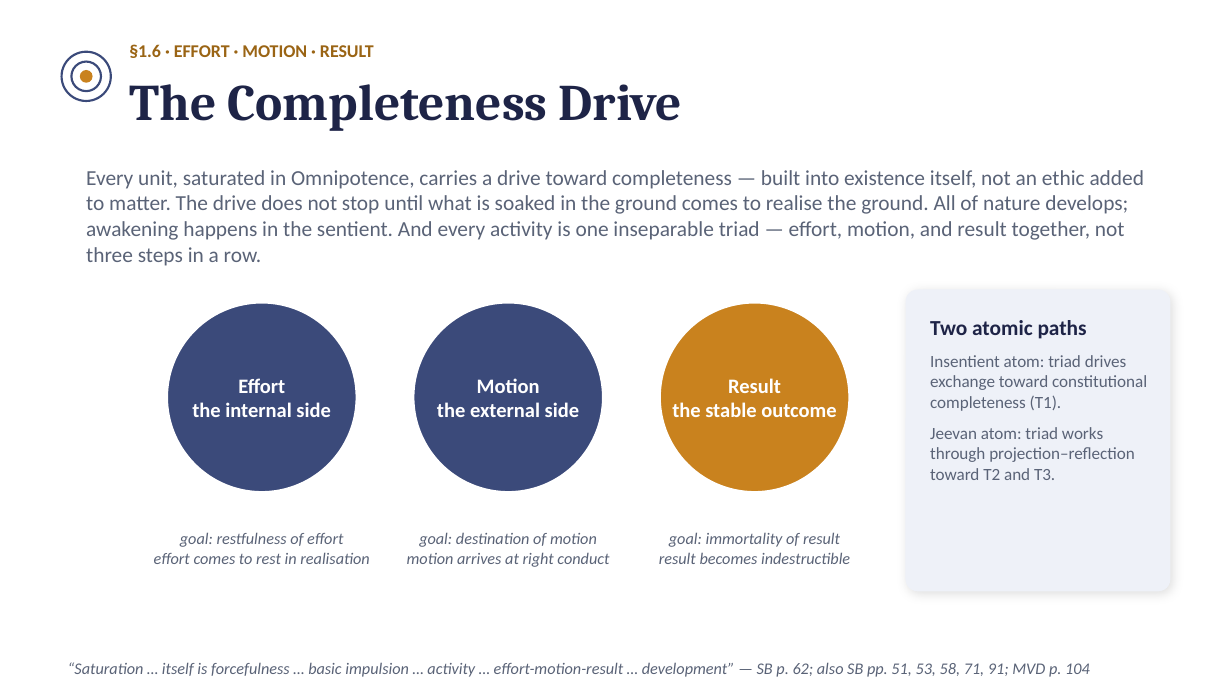
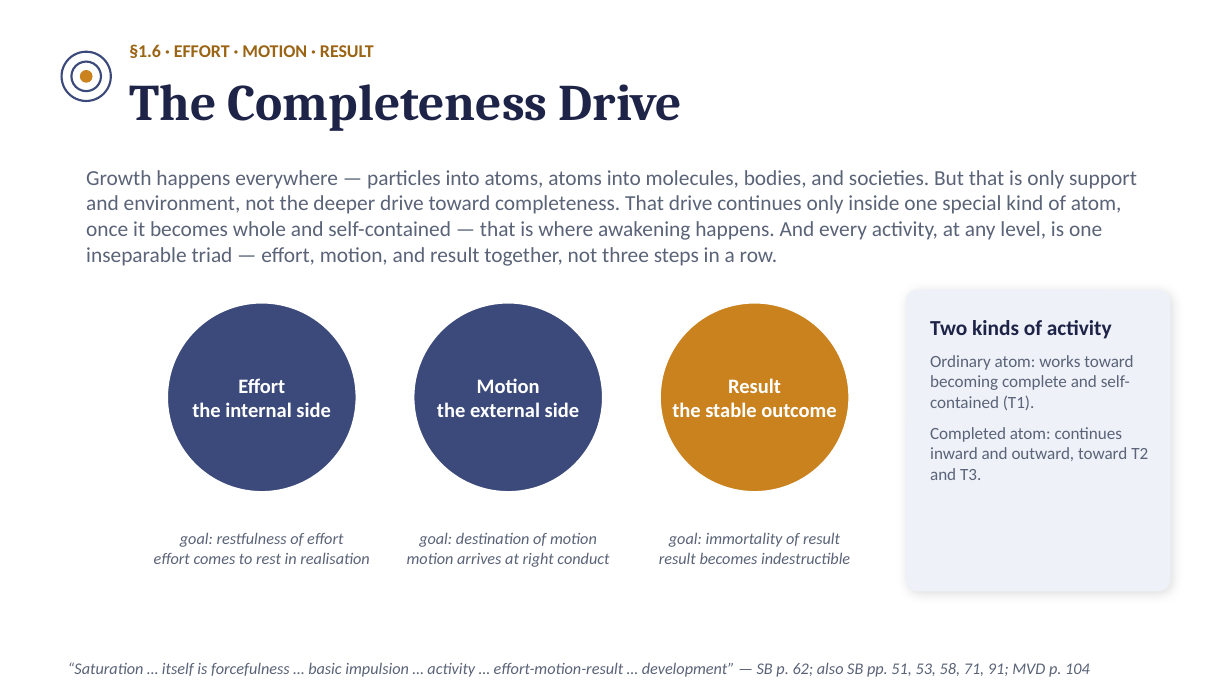
Before and after one commit to raghavamohan/AnalyticMadhyasthDarshan, a slide deck: slide 8 of Studies/The-Ontology-of-Coexistence/The-Ontology-of-Existence-Madhyasth-Darshan.pptx. Drawn at 1232x693 pixels with LibreOffice and Linux fonts; fonts in the diff are those of the drawing. Boxes give left, top, right and bottom in pixels: in the first picture for what was removed or moved away, otherwise in the second. Text is boxed around its words. In the diff, an @@ line names an element or a change of style, - is before the commit and + after.

```diff
--- a/Studies/The-Ontology-of-Coexistence/The-Ontology-of-Existence-Madhyasth-Darshan.pptx
+++ b/Studies/The-Ontology-of-Coexistence/The-Ontology-of-Existence-Madhyasth-Darshan.pptx
@@ text at box(86, 170, 1137, 266): text changed @@
-Every unit, saturated in Omnipotence, carries a drive toward completeness — built into existence itself, not an ethic added to matter. The drive does not stop until what is soaked in the ground comes to realise the ground. All of nature develops; awakening happens in the sentient. And every activity is one inseparable triad — effort, motion, and result together, not three steps in a row.
+Growth happens everywhere — particles into atoms, atoms into molecules, bodies, and societies. But that is only support and environment, not the deeper drive toward completeness. That drive continues only inside one special kind of atom, once it becomes whole and self-contained — that is where awakening happens. And every activity, at any level, is one inseparable triad — effort, motion, and result together, not three steps in a row.
@@ text at box(930, 320, 1148, 480): text changed @@
-Two atomic paths
-Insentient atom: triad drives exchange toward constitutional completeness (T1).
-Jeevan atom: triad works through projection–reflection toward T2 and T3.
+Two kinds of activity
+Ordinary atom: works toward becoming complete and self-contained (T1).
+Completed atom: continues inward and outward, toward T2 and T3.
```
Also in this commit, not shown: 14 other slides changed, 1 slide added.
